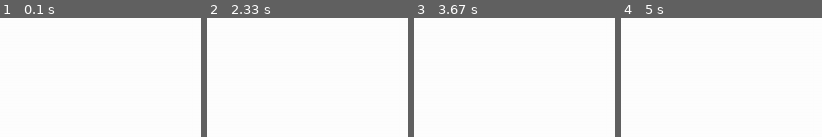
Above: before the commit, frames 1-4 (left to right).
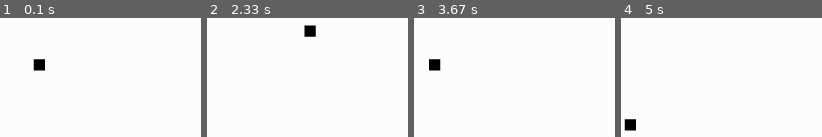
Above: after the commit, the same moments.

Repository: parshantsiingh-wq/python_games_project
Game: pygame game, started from snake_game.py
Two runs of this game, one before a commit and one after it. Both use one fixed random seed, a clock stepped at 60 frames per second and the inputs below.
Inputs:
- Up to frame 1 (0.1 s): no input
- Up to frame 2 (2.33 s): hold Right 0.33-0.8 s; hold Up 0.83-1.13 s; hold Right 1.17-1.63 s; hold Left 1.67-2.2 s; hold Down from 2.23 s (still down)
- Up to frame 3 (3.67 s): release Down at 2.53 s; hold Left 2.57-2.97 s; hold Right from 3.4 s (still down)
- Up to frame 4 (5 s): release Right at 4.03 s; hold Down 4.07-4.43 s; hold Left 4.47-4.93 s; hold Right from 4.97 s (still down)

The runs differ from the first frame. In frame 1, 0.6% of the frame differs, in the area x 16-23%, y 34-45%; in frame 2, 0.6%; in frame 3, 0.6%; in frame 4, 0.6%.

Commit message:
add velocity

Diff:
--- a/snake_game.py
+++ b/snake_game.py
@@ -1,29 +1,67 @@
 import pygame
+import random
+
 pygame.init()
-screen_width=1200
-screen_height=600
+screen_width = 1200
+screen_height = 600
 
 # colors
-white=(255,255,255)
-red=(255,0,0)
-black=(0,0,0)
+white = (255, 255, 255)
+red = (255, 0, 0)
+black = (0, 0, 0)
 
-game_window= pygame.display.set_mode((screen_width, screen_height))
+game_window = pygame.display.set_mode((screen_width, screen_height))
 pygame.display.set_caption("my first game")
 pygame.display.update()
 
 # game specific variable
 exit_game = False
 game_over = False
+snake_x=45
+snake_y=55
+snake_size=15
+velocity_x=0
+velocity_y=0
+init_velocity=5
 
+fps=40
+score=0
+food_x=random.randint(20, screen_width//2)
+food_y=random.randint(20, screen_height//2)
+
+
+# pycharm game controler timer
+clock=pygame.time.Clock()
+
+
+# game loop
 while not exit_game:
     for event in pygame.event.get():
         print(event)
-        if event.type==pygame.QUIT:
-            exit_game=True
+        if event.type == pygame.QUIT:
+            exit_game = True
+        if event.type==pygame.KEYDOWN:
+            if event.key==pygame.K_RIGHT:
+                velocity_x=+init_velocity
+                velocity_y = 0
+            if event.key==pygame.K_LEFT:
+                velocity_x=-init_velocity
+                velocity_y = 0
+            if event.key==pygame.K_UP:
+                velocity_y=-init_velocity
+                velocity_x = 0
+            if event.key==pygame.K_DOWN:
+                velocity_y=+init_velocity
+                velocity_x = 0
+
+    snake_x=snake_x+velocity_x
+    snake_y=snake_y+velocity_y
+
 
     game_window.fill(white)
+    pygame.draw.rect(game_window,black,[snake_x,snake_y,snake_size,snake_size])
     pygame.display.update()
+    clock.tick(fps)
 
 pygame.quit()
 quit()
